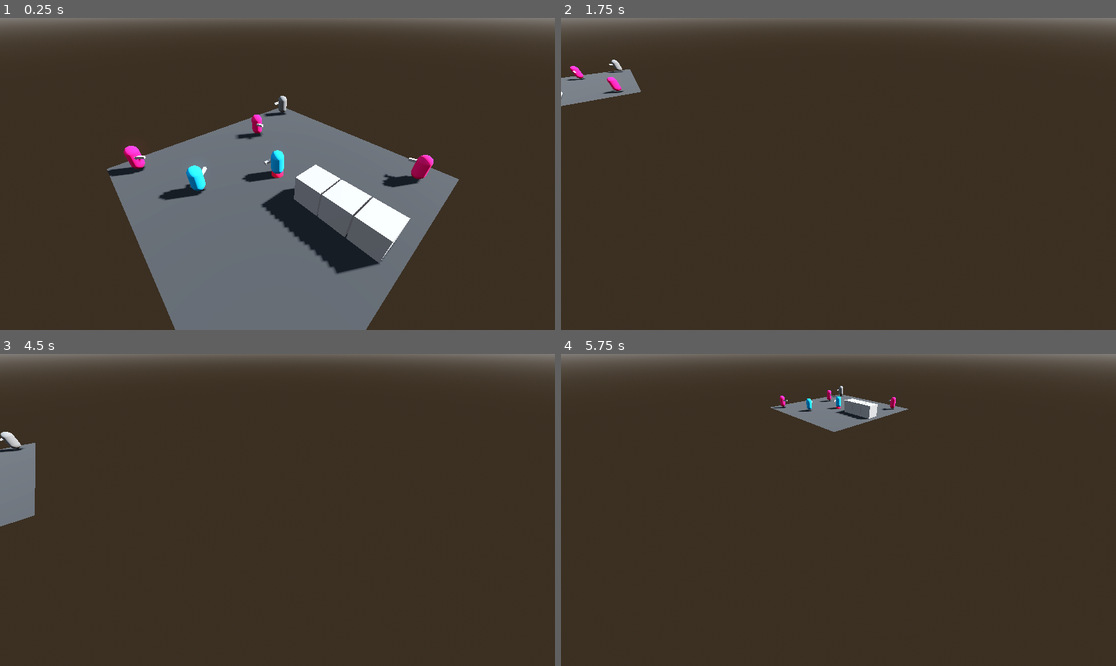
Above: before the commit, frames 1-4 (two rows, left to right).
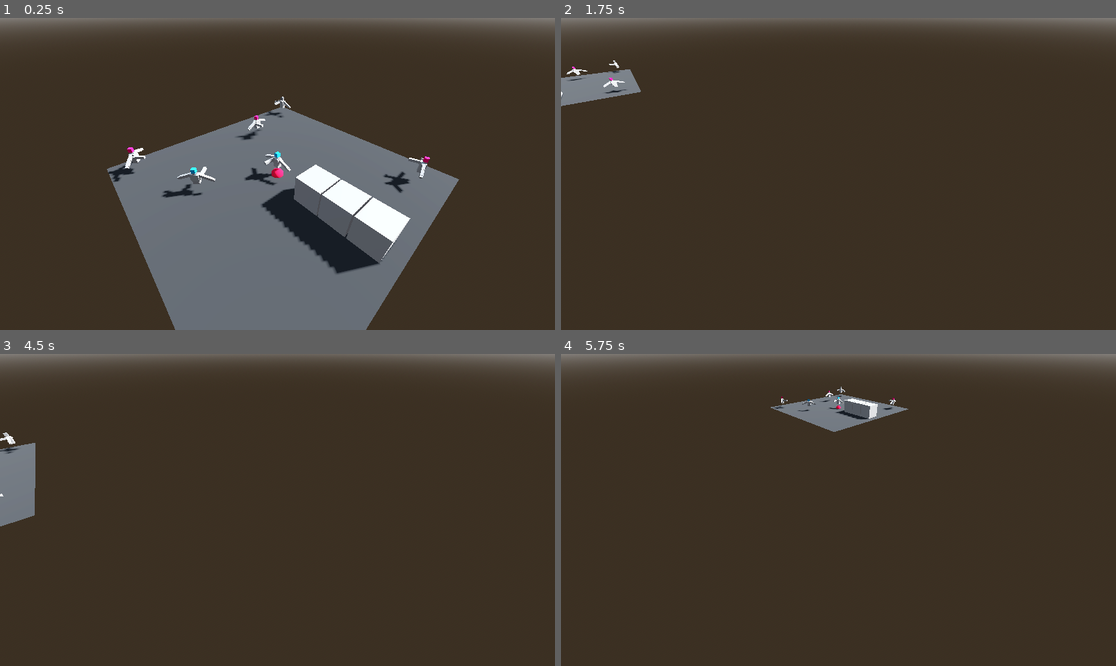
Above: after the commit, the same moments.

Repository: Nordtwig/metrotopia-combat
Game: Godot game, scene res://main.tscn
Two runs of this game, one before a commit and one after it. Both use one fixed random seed, a clock stepped at 60 frames per second and the inputs below.
Inputs (mouse positions are in pixels of both pictures, inside the frame that each line leads up to):
- Up to frame 1 (0.25 s): no input
- Up to frame 2 (1.75 s): tap Enter (ui_accept) at 0.5, 0.77, 1.52 s; move the mouse to (960, 158) at 0.52 s; press the mouse at (960, 158) at 0.53 s; hold D (pan_right) 0.53-1.28 s; move the mouse to (727, 189) at 1.27 s; release the mouse at (727, 189) at 1.28 s; hold S (pan_backward) from 1.28 s (still down); right-click (727, 189) at 1.35 s
- Up to frame 3 (4.5 s): move the mouse to (333, 441) at 2.02 s; release S (pan_backward) at 2.03 s; hold D (pan_right) 2.03-2.78 s; hold Shift (shift_modifier) 2.03-2.78 s; move the mouse to (249, 572) at 2.77 s; hold W (pan_forward) 2.78-3.53 s; click (249, 572) at 2.85 s; tap Enter (ui_accept) at 3.02, 3.5, 3.77, 4.25 s; move the mouse to (444, 556) at 3.52 s; hold Right mouse button (right_click) 3.53-4.28 s; hold A (pan_left) from 3.53 s (still down); move the mouse to (111, 463) at 4.27 s; tap Shift (shift_modifier) at 4.35 s
- Up to frame 4 (5.75 s): tap Enter (ui_accept) at 4.52 s; move the mouse to (866, 510) at 5.02 s; release A (pan_left) at 5.03 s; press the mouse at (866, 510) at 5.03 s; hold S (pan_backward) from 5.03 s (still down)

The runs differ from the first frame. In frame 1, 1.5% of the frame differs, in the area x 19-79%, y 24-59%; in frame 2, 0.2%; in frame 3, 0.1%; in frame 4, 0.2%.

Commit message:
start making basic humanoid mesh

Diff:
--- a/actor.gd
+++ b/actor.gd
@@ -29,7 +29,7 @@
 @onready var gun_cycle_timer: Timer = get_node("Rifle/GunCycleTimer")
 @onready var animation_player: AnimationPlayer = get_node("AnimationPlayer")
 @onready var hitbox_component: HitboxComponent = get_node("HitboxComponent")
-@onready var model_mesh: MeshInstance3D = get_node("Model/MeshInstance3D")
+@onready var model_mesh: MeshInstance3D = get_node("Model/HeadMesh")
 
 
 func _ready() -> void:
--- a/actor.tscn
+++ b/actor.tscn
@@ -1,7 +1,6 @@
-[gd_scene load_steps=16 format=3 uid="uid://c5kqo4s4wkjd5"]
+[gd_scene load_steps=22 format=3 uid="uid://c5kqo4s4wkjd5"]
 
 [ext_resource type="Script" path="res://actor.gd" id="1_myqgh"]
-[ext_resource type="Material" uid="uid://bc4htv7rxrpe0" path="res://faction_uniform_neutral.tres" id="2_4mfsq"]
 [ext_resource type="PackedScene" uid="uid://dgrssvrpv4sjq" path="res://bullet.tscn" id="2_e0vk7"]
 [ext_resource type="PackedScene" uid="uid://cu880p0tpneo2" path="res://health_component.tscn" id="3_wcl3b"]
 [ext_resource type="PackedScene" uid="uid://bb4vjtpos5oxw" path="res://hitbox_component.tscn" id="4_jgko4"]
@@ -13,8 +12,26 @@
 
 [sub_resource type="CapsuleShape3D" id="CapsuleShape3D_ydqao"]
 
-[sub_resource type="CapsuleMesh" id="CapsuleMesh_vlalm"]
-material = ExtResource("2_4mfsq")
+[sub_resource type="BoxMesh" id="BoxMesh_64hak"]
+size = Vector3(0.3, 0.3, 0.3)
+
+[sub_resource type="BoxMesh" id="BoxMesh_vg2ed"]
+size = Vector3(0.2, 0.2, 0.2)
+
+[sub_resource type="BoxMesh" id="BoxMesh_e5rha"]
+size = Vector3(0.6, 0.5, 0.4)
+
+[sub_resource type="BoxMesh" id="BoxMesh_kvk35"]
+size = Vector3(0.45, 0.3, 0.37)
+
+[sub_resource type="BoxMesh" id="BoxMesh_jdkks"]
+size = Vector3(0.2, 0.5, 0.2)
+
+[sub_resource type="BoxMesh" id="BoxMesh_vpqsh"]
+size = Vector3(0.2, 0.5, 0.2)
+
+[sub_resource type="BoxMesh" id="BoxMesh_hp0ng"]
+size = Vector3(0.15, 0.18, 0.18)
 
 [sub_resource type="BoxMesh" id="BoxMesh_wsk55"]
 size = Vector3(0.2, 0.2, 1)
@@ -24,59 +41,159 @@
 tracks/0/type = "value"
 tracks/0/imported = false
 tracks/0/enabled = true
-tracks/0/path = NodePath("Model/MeshInstance3D:rotation")
+tracks/0/path = NodePath("Model/RightArm/RightArmUpperMesh:position")
 tracks/0/interp = 1
 tracks/0/loop_wrap = true
 tracks/0/keys = {
 "times": PackedFloat32Array(0),
 "transitions": PackedFloat32Array(1),
 "update": 0,
-"values": [Vector3(0, 0, 0)]
+"values": [Vector3(-0.225366, -0.104319, 0)]
 }
 tracks/1/type = "value"
 tracks/1/imported = false
 tracks/1/enabled = true
-tracks/1/path = NodePath("Model/MeshInstance3D:position")
+tracks/1/path = NodePath("Model/RightArm/RightArmUpperMesh:rotation")
 tracks/1/interp = 1
 tracks/1/loop_wrap = true
 tracks/1/keys = {
 "times": PackedFloat32Array(0),
 "transitions": PackedFloat32Array(1),
 "update": 0,
-"values": [Vector3(0, 1, 0)]
+"values": [Vector3(0, 0, -1.19751)]
+}
+tracks/2/type = "value"
+tracks/2/imported = false
+tracks/2/enabled = true
+tracks/2/path = NodePath("Model/RightArm/RightArmLowerMesh:position")
+tracks/2/interp = 1
+tracks/2/loop_wrap = true
+tracks/2/keys = {
+"times": PackedFloat32Array(0),
+"transitions": PackedFloat32Array(1),
+"update": 0,
+"values": [Vector3(-0.698187, -0.285616, 0)]
+}
+tracks/3/type = "value"
+tracks/3/imported = false
+tracks/3/enabled = true
+tracks/3/path = NodePath("Model/RightArm/RightArmLowerMesh:rotation")
+tracks/3/interp = 1
+tracks/3/loop_wrap = true
+tracks/3/keys = {
+"times": PackedFloat32Array(0),
+"transitions": PackedFloat32Array(1),
+"update": 0,
+"values": [Vector3(0, 0, -1.19751)]
+}
+tracks/4/type = "value"
+tracks/4/imported = false
+tracks/4/enabled = true
+tracks/4/path = NodePath("Model/RightArm/RightHand:position")
+tracks/4/interp = 1
+tracks/4/loop_wrap = true
+tracks/4/keys = {
+"times": PackedFloat32Array(0),
+"transitions": PackedFloat32Array(1),
+"update": 0,
+"values": [Vector3(-1.00059, -0.410151, 0)]
+}
+tracks/5/type = "value"
+tracks/5/imported = false
+tracks/5/enabled = true
+tracks/5/path = NodePath("Model/RightArm/RightHand:rotation")
+tracks/5/interp = 1
+tracks/5/loop_wrap = true
+tracks/5/keys = {
+"times": PackedFloat32Array(0),
+"transitions": PackedFloat32Array(1),
+"update": 0,
+"values": [Vector3(0, 0, -1.19751)]
 }
 
 [sub_resource type="Animation" id="Animation_i633r"]
 resource_name = "die"
+
+[sub_resource type="Animation" id="Animation_mhh3g"]
+resource_name = "t_pose"
 tracks/0/type = "value"
 tracks/0/imported = false
 tracks/0/enabled = true
-tracks/0/path = NodePath("Model/MeshInstance3D:rotation")
+tracks/0/path = NodePath("Model/RightArm/RightArmUpperMesh:position")
 tracks/0/interp = 1
 tracks/0/loop_wrap = true
 tracks/0/keys = {
-"times": PackedFloat32Array(0, 0.4, 1),
-"transitions": PackedFloat32Array(1, 1, 1),
-"update": 0,
-"values": [Vector3(0, 0, 0), Vector3(-1.5708, 0, 0), Vector3(-1.5708, 0, 0)]
+"times": PackedFloat32Array(0),
+"transitions": PackedFloat32Array(1),
+"update": 0,
+"values": [Vector3(-0.225366, -0.104319, 0)]
 }
 tracks/1/type = "value"
 tracks/1/imported = false
 tracks/1/enabled = true
-tracks/1/path = NodePath("Model/MeshInstance3D:position")
+tracks/1/path = NodePath("Model/RightArm/RightArmUpperMesh:rotation")
 tracks/1/interp = 1
 tracks/1/loop_wrap = true
 tracks/1/keys = {
-"times": PackedFloat32Array(0, 0.4, 1),
-"transitions": PackedFloat32Array(1, 1, 1),
-"update": 0,
-"values": [Vector3(0, 1, 0), Vector3(0.000697613, 0.448902, -0.315142), Vector3(0.000697613, 0.448902, -0.315142)]
+"times": PackedFloat32Array(0),
+"transitions": PackedFloat32Array(1),
+"update": 0,
+"values": [Vector3(0, 0, -1.19751)]
+}
+tracks/2/type = "value"
+tracks/2/imported = false
+tracks/2/enabled = true
+tracks/2/path = NodePath("Model/RightArm/RightArmLowerMesh:position")
+tracks/2/interp = 1
+tracks/2/loop_wrap = true
+tracks/2/keys = {
+"times": PackedFloat32Array(0),
+"transitions": PackedFloat32Array(1),
+"update": 0,
+"values": [Vector3(-0.698187, -0.285616, 0)]
+}
+tracks/3/type = "value"
+tracks/3/imported = false
+tracks/3/enabled = true
+tracks/3/path = NodePath("Model/RightArm/RightArmLowerMesh:rotation")
+tracks/3/interp = 1
+tracks/3/loop_wrap = true
+tracks/3/keys = {
+"times": PackedFloat32Array(0),
+"transitions": PackedFloat32Array(1),
+"update": 0,
+"values": [Vector3(0, 0, -1.19751)]
+}
+tracks/4/type = "value"
+tracks/4/imported = false
+tracks/4/enabled = true
+tracks/4/path = NodePath("Model/RightArm/RightHand:position")
+tracks/4/interp = 1
+tracks/4/loop_wrap = true
+tracks/4/keys = {
+"times": PackedFloat32Array(0),
+"transitions": PackedFloat32Array(1),
+"update": 0,
+"values": [Vector3(-1.00059, -0.410151, 0)]
+}
+tracks/5/type = "value"
+tracks/5/imported = false
+tracks/5/enabled = true
+tracks/5/path = NodePath("Model/RightArm/RightHand:rotation")
+tracks/5/interp = 1
+tracks/5/loop_wrap = true
+tracks/5/keys = {
+"times": PackedFloat32Array(0),
+"transitions": PackedFloat32Array(1),
+"update": 0,
+"values": [Vector3(0, 0, -1.19751)]
 }
 
 [sub_resource type="AnimationLibrary" id="AnimationLibrary_i83m5"]
 _data = {
 "RESET": SubResource("Animation_l4ph3"),
-"die": SubResource("Animation_i633r")
+"die": SubResource("Animation_i633r"),
+"t_pose": SubResource("Animation_mhh3g")
 }
 
 [sub_resource type="StandardMaterial3D" id="StandardMaterial3D_xemqo"]
@@ -119,9 +236,57 @@
 
 [node name="Model" type="Node3D" parent="."]
 
-[node name="MeshInstance3D" type="MeshInstance3D" parent="Model"]
-transform = Transform3D(1, 0, 0, 0, 1, 0, 0, 0, 1, 0, 1, 0)
-mesh = SubResource("CapsuleMesh_vlalm")
+[node name="HeadMesh" type="MeshInstance3D" parent="Model"]
+transform = Transform3D(1, 0, 0, 0, 0.999979, 0.00647513, 0, -0.00647513, 0.999979, 0, 1.70714, 0)
+mesh = SubResource("BoxMesh_64hak")
+
+[node name="NeckMesh" type="MeshInstance3D" parent="Model"]
+transform = Transform3D(1, 0, 0, 0, 0.999979, 0.00647513, 0, -0.00647513, 0.999979, 0, 1.49635, -0.0459267)
+mesh = SubResource("BoxMesh_vg2ed")
+
+[node name="ChestMesh" type="MeshInstance3D" parent="Model"]
+transform = Transform3D(1, 0, 0, 0, 0.998879, -0.0473331, 0, 0.0473331, 0.998879, 0, 1.17796, 0)
+mesh = SubResource("BoxMesh_e5rha")
+
+[node name="GutMesh" type="MeshInstance3D" parent="Model"]
+transform = Transform3D(1, 0, 0, 0, 1, 0, 0, 0, 1, 0, 0.779804, 0)
+mesh = SubResource("BoxMesh_kvk35")
+
+[node name="RightArm" type="Node3D" parent="Model"]
+transform = Transform3D(1, 0, 0, 0, 1, 0, 0, 0, 1, -0.232064, 1.38575, 0)
+
+[node name="RightArmUpperMesh" type="MeshInstance3D" parent="Model/RightArm"]
+transform = Transform3D(0.364682, 0.931132, 0, -0.931132, 0.364682, 0, 0, 0, 1, -0.225366, -0.104319, 0)
+mesh = SubResource("BoxMesh_jdkks")
+skeleton = NodePath("../..")
+
+[node name="RightArmLowerMesh" type="MeshInstance3D" parent="Model/RightArm"]
+transform = Transform3D(0.364682, 0.931132, 0, -0.931132, 0.364682, 0, 0, 0, 1, -0.698187, -0.285616, 0)
+mesh = SubResource("BoxMesh_vpqsh")
+skeleton = NodePath("../..")
+
+[node name="RightHand" type="MeshInstance3D" parent="Model/RightArm"]
+transform = Transform3D(0.364682, 0.931132, 0, -0.931132, 0.364682, 0, 0, 0, 1, -1.00059, -0.410151, 0)
+mesh = SubResource("BoxMesh_hp0ng")
+skeleton = NodePath("../..")
+
+[node name="LeftArm" type="Node3D" parent="Model"]
+transform = Transform3D(-1, 0, -8.74228e-08, 0, 1, 0, 8.74228e-08, 0, -1, 0.232, 1.386, 0)
+
+[node name="LeftArmUpperMesh" type="MeshInstance3D" parent="Model/LeftArm"]
+transform = Transform3D(0.364682, 0.931132, 0, -0.931132, 0.364682, 0, 0, 0, 1, -0.225366, -0.104319, 0)
+mesh = SubResource("BoxMesh_jdkks")
+skeleton = NodePath("../..")
+
+[node name="LeftArmLowerMesh" type="MeshInstance3D" parent="Model/LeftArm"]
+transform = Transform3D(0.364682, 0.931132, 0, -0.931132, 0.364682, 0, 0, 0, 1, -0.698187, -0.285616, 0)
+mesh = SubResource("BoxMesh_vpqsh")
+skeleton = NodePath("../..")
+
+[node name="LeftHand" type="MeshInstance3D" parent="Model/LeftArm"]
+transform = Transform3D(0.364682, 0.931132, 0, -0.931132, 0.364682, 0, 0, 0, 1, -1.00059, -0.410151, 0)
+mesh = SubResource("BoxMesh_hp0ng")
+skeleton = NodePath("../..")
 
 [node name="Rifle" type="MeshInstance3D" parent="."]
 transform = Transform3D(1, 0, 0, 0, 1, 0, 0, 0, 1, -0.325076, 1.20164, 0.469448)
